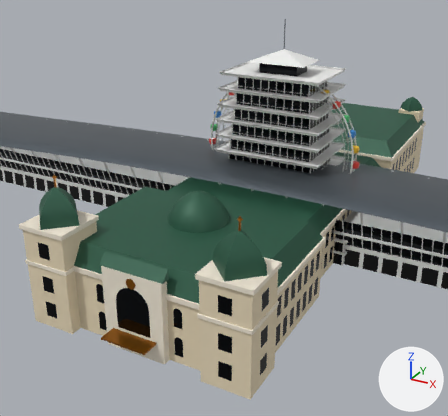
A saved change to the glTF model godot/models/landmarks.glb.
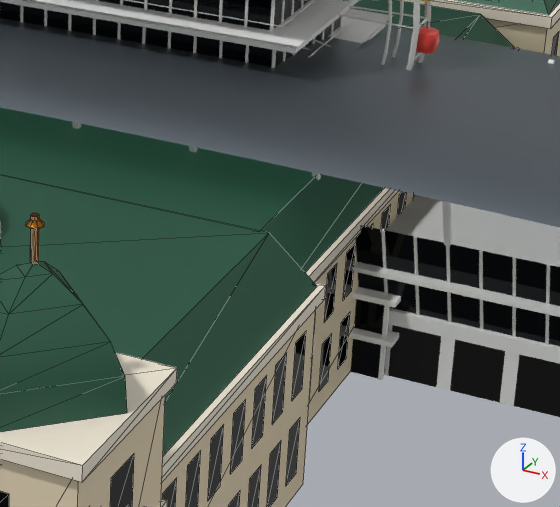
Each version is shown whole from a 50 mm camera at (74.5, -172.3, 88.3) aimed at (-10.5, -17.7, 11.0), then close up on the part from 51% to 88% of the width and 37% to 73% of the height. Arrows for +X, +Y and +Z are at lower right; the lights stay in place. The last two pictures show the newer version. The close-ups show mesh edges as thin lines.

The scene before the commit, as lines of its bpy script (objects in view):
```python
me_casino = bpy.data.meshes.new('Casino')
me_casino.from_pydata(...)  # 1072 vertices, 983 faces; spans x -30.0..30.0, y -84.0..80.0, z 0.0..38.0
# faces by material slot: [391, 164, 330, 98]
me_casino.materials.append(mat_glass)
me_casino.materials.append(mat_stone)
me_casino.materials.append(mat_copper)
me_casino.materials.append(mat_gold)
me_indypagoda = bpy.data.meshes.new('IndyPagoda')
me_indypagoda.from_pydata(...)  # 3437 vertices, 3748 faces; spans x -28.8..28.8, y -16.7..16.7, z 0.0..66.1
# faces by material slot: [12, 3626, 20, 90]
me_indypagoda.materials.append(mat_concrete)
me_indypagoda.materials.append(mat_white)
me_indypagoda.materials.append(mat_steel)
me_indypagoda.materials.append(mat_glass)
me_silverstonewing = bpy.data.meshes.new('SilverstoneWing')
me_silverstonewing.from_pydata(...)  # 2973 vertices, 4272 faces; spans x -191.0..191.0, y -25.0..18.0, z 0.0..24.0
# faces by material slot: [8, 3214, 898, 16, 136]
me_silverstonewing.materials.append(mat_concrete)
me_silverstonewing.materials.append(mat_white)
me_silverstonewing.materials.append(mat_steel)
me_silverstonewing.materials.append(mat_glass)
me_silverstonewing.materials.append(mat_panel)
ob_casino = bpy.data.objects.new('Casino', me_casino)
ob_casino.location = (0.0, 0.0, 0.0)
ob_indypagoda = bpy.data.objects.new('IndyPagoda', me_indypagoda)
ob_indypagoda.location = (0.0, 0.0, 0.0)
ob_silverstonewing = bpy.data.objects.new('SilverstoneWing', me_silverstonewing)
ob_silverstonewing.location = (0.0, 0.0, 0.0)
# also in view: 'FerrisWheel' at (0.0, 0.0, 25.7)
```
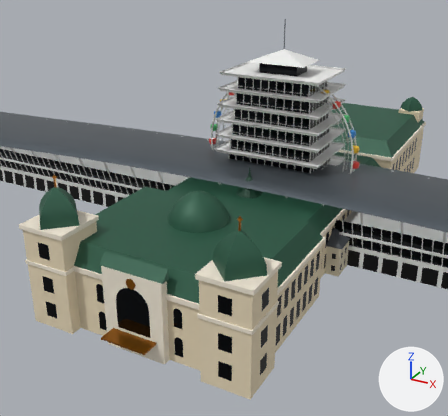
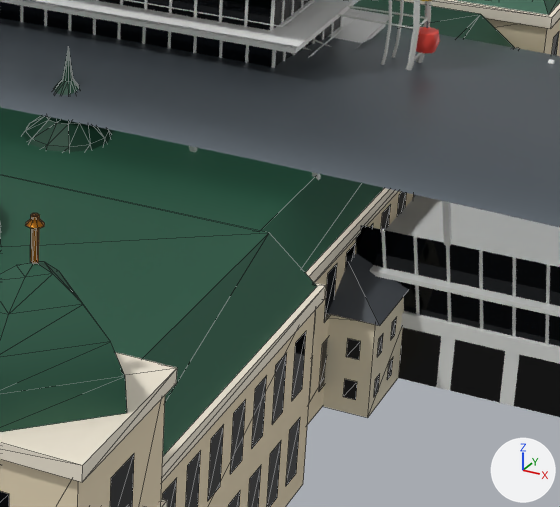
Location of each change, [x1, y1, x2, y2] in pixels of the close-ups (560 x 507 px):
'PszczynaCastle', added (mostly hidden)
    after: [22, 47, 409, 418]
    faces in mat_plaster: [323, 297, 404, 418]
    faces in mat_roof: [328, 253, 409, 326]
    faces in mat_copper: [22, 47, 112, 152]
    faces in mat_slate: [343, 317, 397, 400]

What changed in the scene script:
```text
Add mat_plaster:
    mat_plaster = bpy.data.materials.new('Plaster')
    mat_plaster.use_nodes = True; mat_plaster.node_tree.nodes.clear()
    _N = mat_plaster.node_tree.nodes; _L = mat_plaster.node_tree.links
    n0 = _N.new('ShaderNodeBsdfPrincipled'); n0.name = 'Principled BSDF'
    n0.inputs[2].default_value = 0.9  # 'Roughness'
    n1 = _N.new('ShaderNodeOutputMaterial'); n1.name = 'Material Output'
    n2 = _N.new('ShaderNodeVertexColor'); n2.name = 'Color Attribute'
    _L.new(n0.outputs[0], n1.inputs[0])  # 'BSDF' to 'Surface'
    _L.new(n2.outputs[0], n0.inputs[0])  # 'Color' to 'Base Color'
Add mat_roof:
    mat_roof = bpy.data.materials.new('Roof')
    mat_roof.use_nodes = True; mat_roof.node_tree.nodes.clear()
    _N = mat_roof.node_tree.nodes; _L = mat_roof.node_tree.links
    n0 = _N.new('ShaderNodeBsdfPrincipled'); n0.name = 'Principled BSDF'
    n0.inputs[2].default_value = 0.75  # 'Roughness'
    n1 = _N.new('ShaderNodeOutputMaterial'); n1.name = 'Material Output'
    n2 = _N.new('ShaderNodeVertexColor'); n2.name = 'Color Attribute'
    _L.new(n0.outputs[0], n1.inputs[0])  # 'BSDF' to 'Surface'
    _L.new(n2.outputs[0], n0.inputs[0])  # 'Color' to 'Base Color'
Add me_pszczynacastle:
    me_pszczynacastle.from_pydata(...)  # 888 vertices, 601 faces; spans x -29.5..29.5, y -26.4..23.1, z 0.0..27.5
    # faces by material slot: [14, 132, 377, 54, 24]
    me_pszczynacastle.materials.append(mat_white)
    me_pszczynacastle.materials.append(mat_copper)
    me_pszczynacastle.materials.append(mat_slate)
    me_pszczynacastle.materials.append(mat_plaster)
    me_pszczynacastle.materials.append(mat_roof)
Add ob_pszczynacastle:
    ob_pszczynacastle = bpy.data.objects.new('PszczynaCastle', me_pszczynacastle)
    ob_pszczynacastle.location = (0.0, 0.0, 0.0)
```
